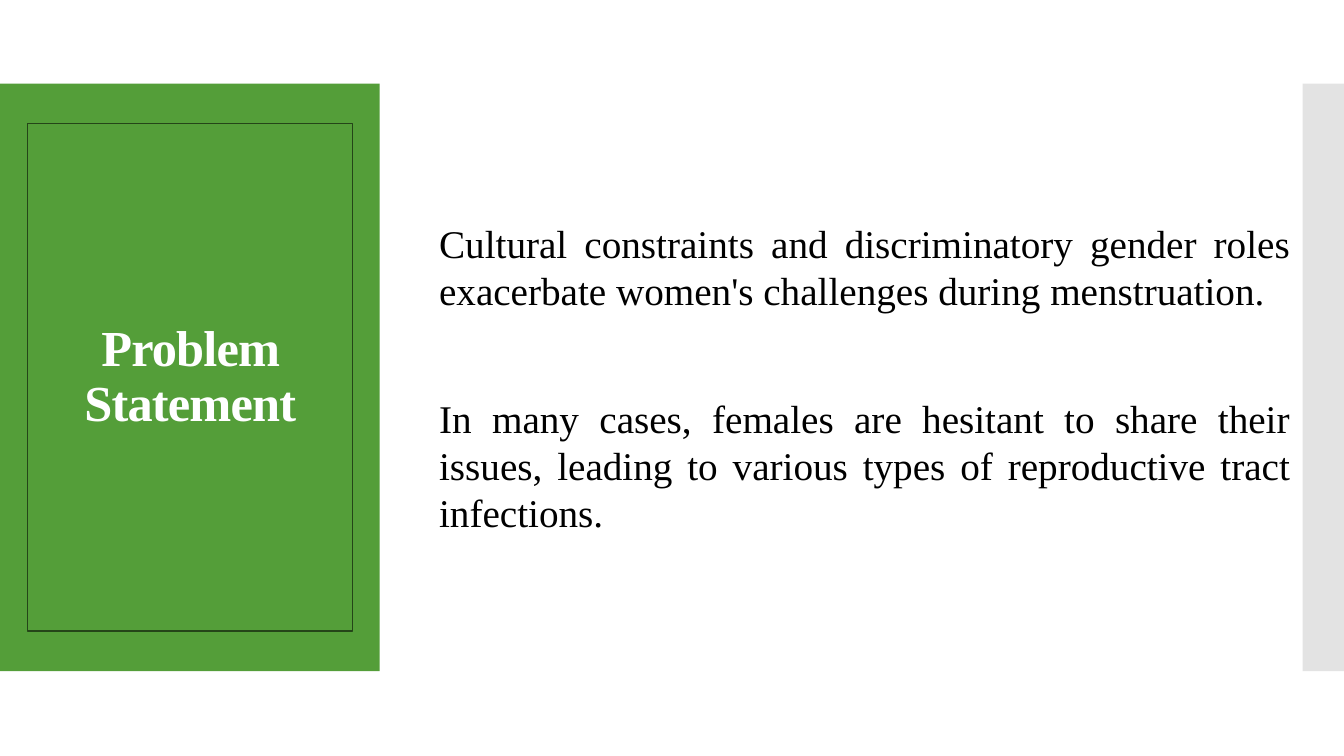
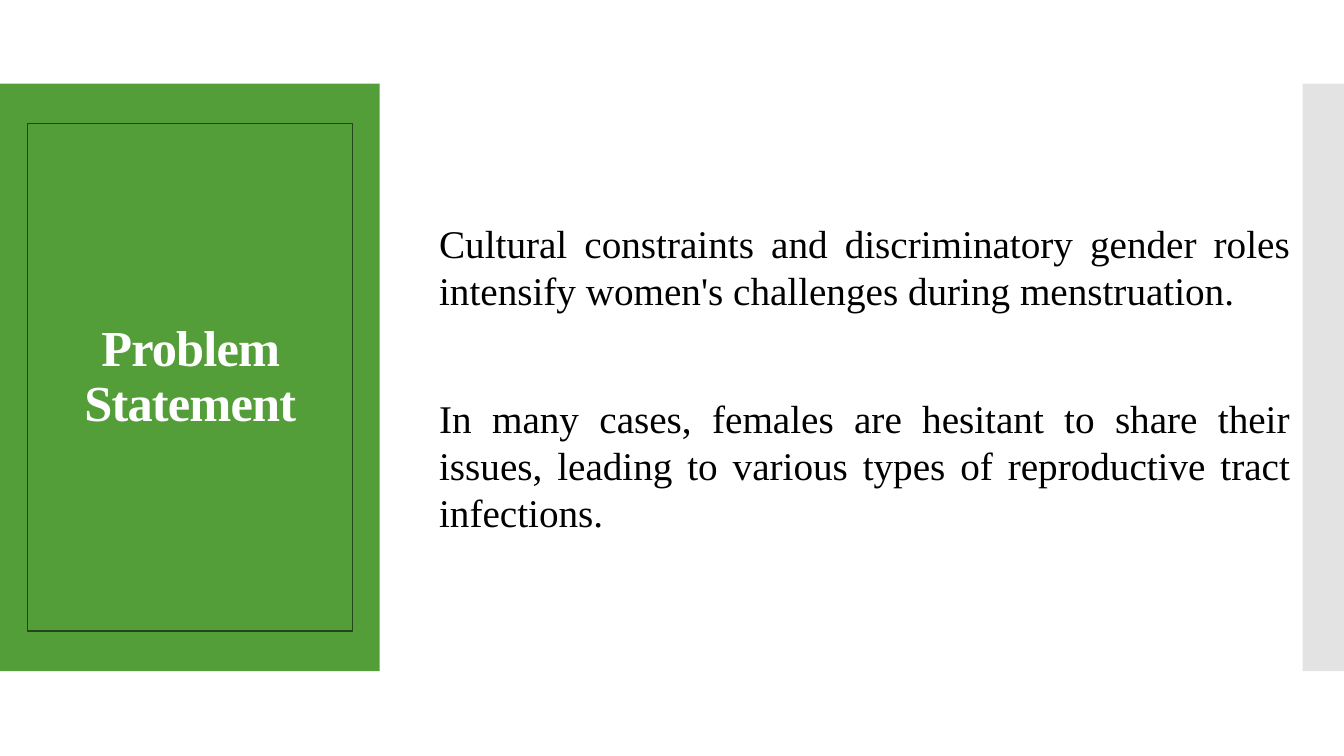
Before and after one commit to nayeemlab/Client-Task, a slide deck: slide 5 of Personal Proposal/Factors Associated with Menstrual Hygiene^J Workplace Sanitation.pptx. Drawn at 1344x756 pixels with LibreOffice and Linux fonts; fonts in the diff are those of the drawing. Boxes give left, top, right and bottom in pixels: in the first picture for what was removed or moved away, otherwise in the second. Text is boxed around its words. In the diff, an @@ line names an element or a change of style, - is before the commit and + after.

```diff
--- a/Personal Proposal/Factors Associated with Menstrual Hygiene^J Workplace Sanitation.pptx
+++ b/Personal Proposal/Factors Associated with Menstrual Hygiene^J Workplace Sanitation.pptx
@@ text at (439, 230, 1290, 313): text changed @@
-Cultural constraints and discriminatory gender roles exacerbate women's challenges during menstruation.
+Cultural constraints and discriminatory gender roles intensify women's challenges during menstruation.
```
Also in this commit, not shown: 1 other slide changed, 1 slide added, 4 other files.
